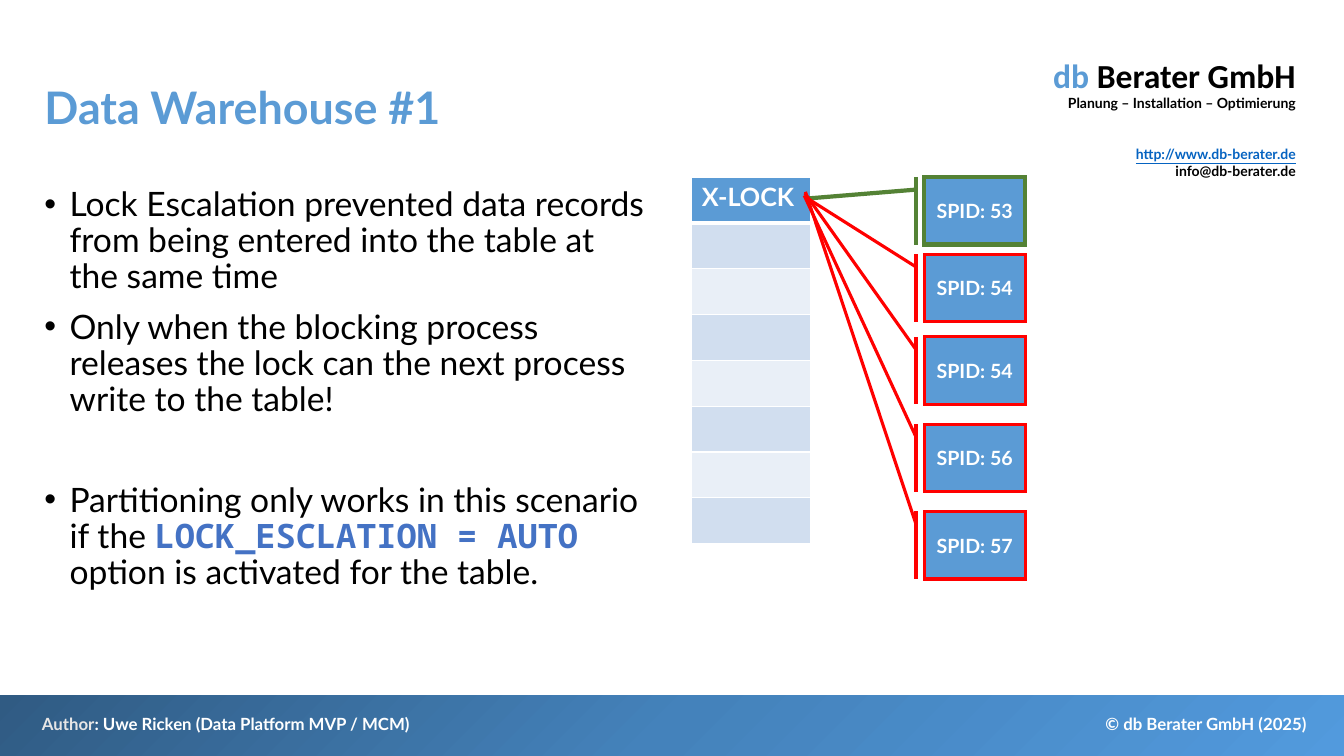
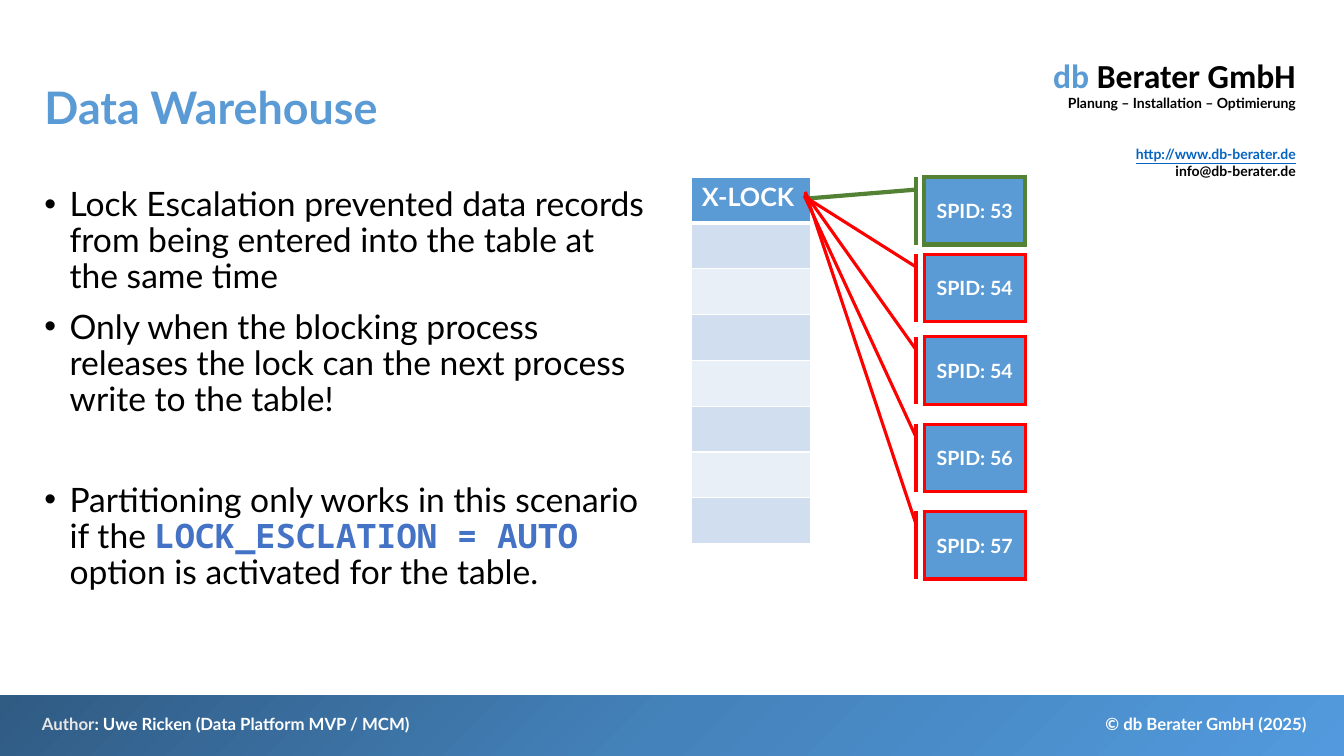
Before and after one commit to db-berater/SQL-Server-Partitioning-for-Data-Management, a slide deck: slide 15 of 01 - Documents and Preparation/SQL Server Partitioning - Speed up your workload.pptx (slide 14 before the commit). Drawn at 1344x756 pixels with LibreOffice and Linux fonts; fonts in the diff are those of the drawing. Boxes give left, top, right and bottom in pixels: in the first picture for what was removed or moved away, otherwise in the second. Text is boxed around its words. In the diff, an @@ line names an element or a change of style, - is before the commit and + after.

```diff
--- a/01 - Documents and Preparation/SQL Server Partitioning - Speed up your workload.pptx
+++ b/01 - Documents and Preparation/SQL Server Partitioning - Speed up your workload.pptx
@@ title at [44,90,377,125]: text changed @@
-Data Warehouse #1
+Data Warehouse
```
Also in this commit, not shown: 13 other slides changed, 1 slide added, 1 slide removed, 13 other files.
